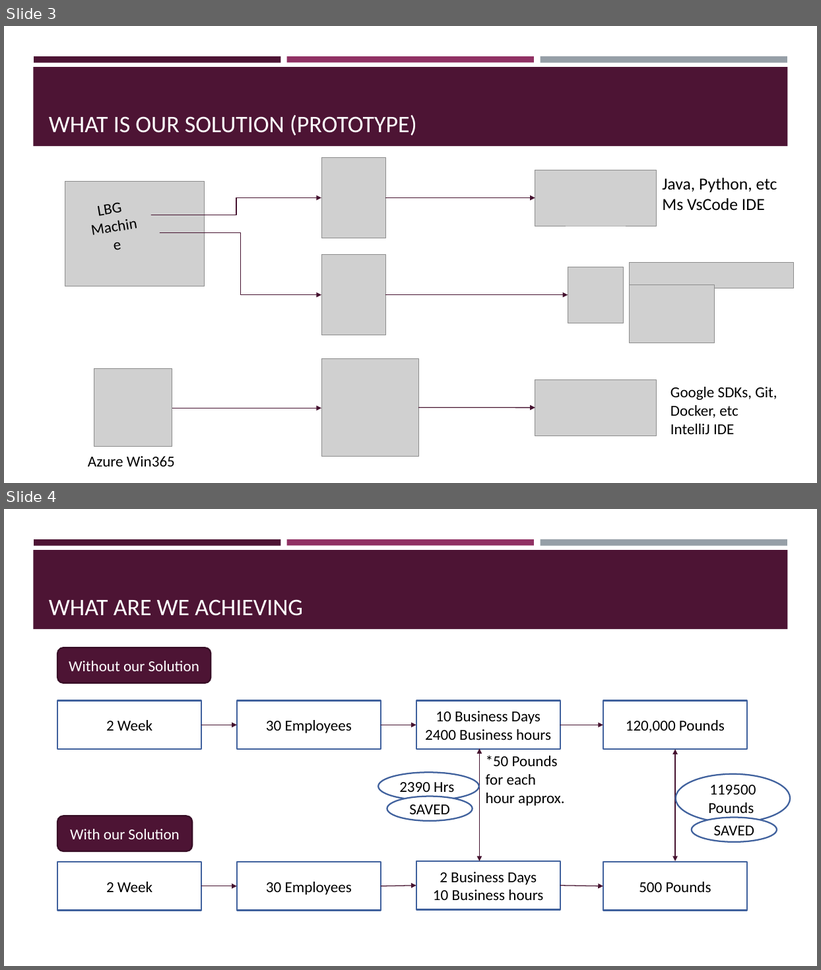
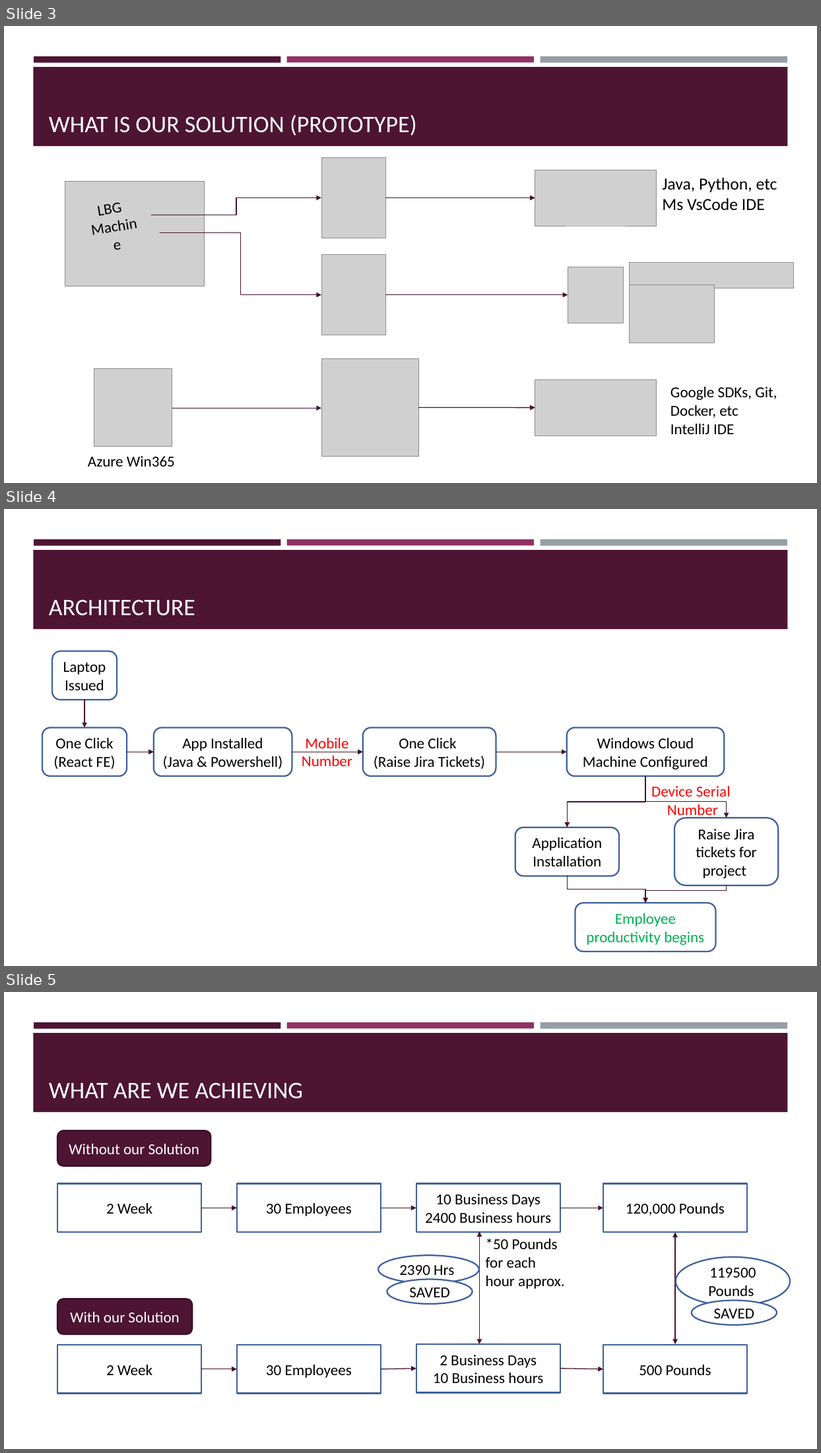
Before and after one commit to samiya-tamboli/samiya-tamboli, a slide deck: TECH_ENABLERS.pptx. Shown one above the other, each under a label of ours: slides 3 and 4 before the commit, slides 3, 4 and 5 after it. The pictures are 821x970 and 821x1453 pixels, drawn with LibreOffice and Linux fonts; fonts in the diff are those of the drawing; grey boxes stand for pictures. Boxes give left, top, right and bottom in pixels: in the first picture for what was removed or moved away, otherwise in the second. Text is boxed around its words. In the diff, an @@ line names an element or a change of style, - is before the commit and + after.

```diff
--- a/TECH_ENABLERS.pptx
+++ b/TECH_ENABLERS.pptx
@@ slide 4 added at <box>4,509,817,966</box>, background #FFFFFF; not listed: 4 template elements that a slide beside it also shows @@
@@ title added at <box>49,599,195,616</box>, 28 pt, text #FFFFFF @@
+ARCHITECTURE
@@ rounded rectangle added at <box>52,651,117,700</box>, fill #FFFFFF, outline #40619D 1.75 pt, 18 pt, text #000000 @@
+Laptop Issued
@@ arrow added from (85, 700) to (85, 728), #45122F 1 pt @@
@@ rounded rectangle added at <box>42,728,127,777</box>, fill #FFFFFF, outline #40619D 1.75 pt, 18 pt, text #000000 @@
+One Click
+(React FE)
@@ rounded rectangle added at <box>153,728,292,777</box>, fill #FFFFFF, outline #40619D 1.75 pt, 18 pt, text #000000 @@
+App Installed
+(Java & Powershell)
@@ text added at <box>302,738,352,766</box>, 18 pt, text #FF0000 @@
+Mobile
+Number
@@ rounded rectangle added at <box>363,728,496,777</box>, fill #FFFFFF, outline #40619D 1.75 pt, 18 pt, text #000000 @@
+One Click
+(Raise Jira Tickets)
@@ rounded rectangle added at <box>567,728,725,777</box>, fill #FFFFFF, outline #40619D 1.75 pt, 18 pt, text #000000 @@
+Windows Cloud Machine Configured
@@ arrow added from (127, 753) to (153, 753), #45122F 1 pt @@
@@ arrow added from (292, 753) to (363, 753), #45122F 1 pt @@
@@ arrow added from (496, 753) to (567, 753), #45122F 1 pt @@
@@ elbow arrow added from (646, 776) to (568, 827), #45122F 1 pt @@
@@ elbow arrow added from (646, 776) to (727, 819), #45122F 1 pt @@
@@ text added at <box>651,786,731,819</box>, 18 pt, text #FF0000 @@
+Device Serial
+Number
@@ rounded rectangle added at <box>675,819,778,886</box>, fill #FFFFFF, outline #40619D 1.75 pt, 18 pt, text #000000 @@
+Raise Jira tickets for project
@@ rounded rectangle added at <box>516,827,619,876</box>, fill #FFFFFF, outline #40619D 1.75 pt, 18 pt, text #000000 @@
+Application Installation
@@ elbow arrow added from (568, 876) to (646, 903), #45122F 1 pt @@
@@ rounded rectangle added at <box>576,903,717,952</box>, fill #FFFFFF, outline #40619D 1.75 pt, 18 pt, text #00B050 @@
+Employee productivity begins
@@ elbow arrow added from (727, 886) to (646, 903), #45122F 1 pt @@
@@ what was slide 4 is now slide 5 @@
```
